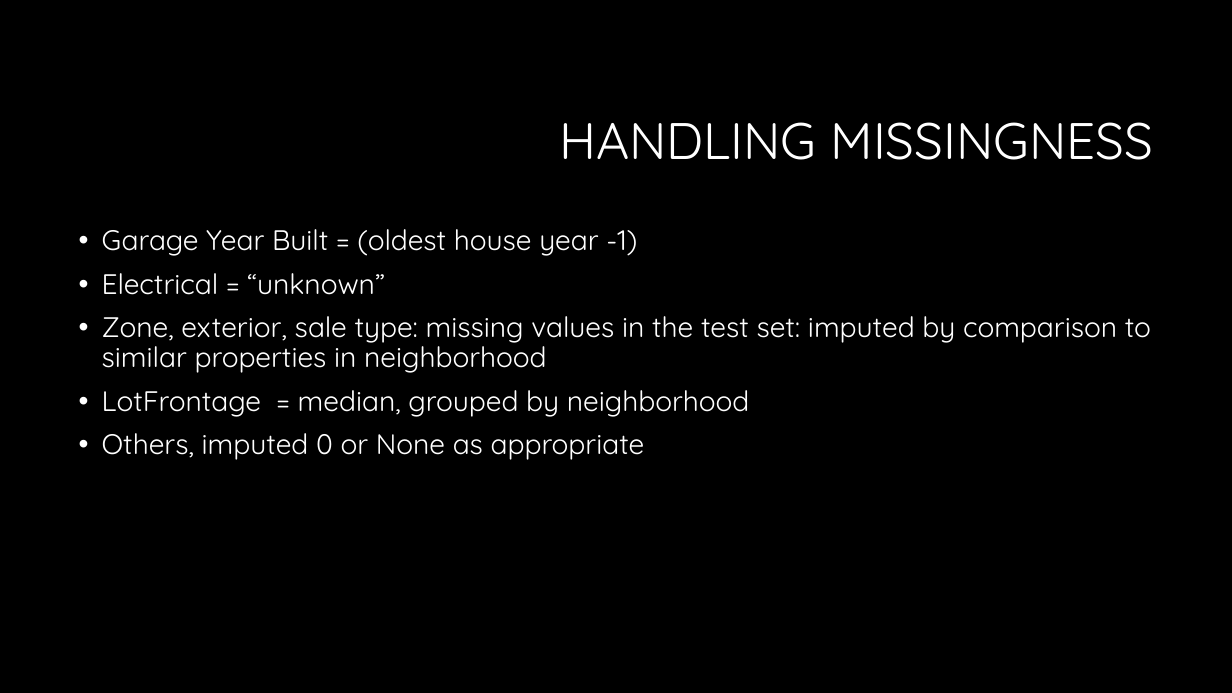
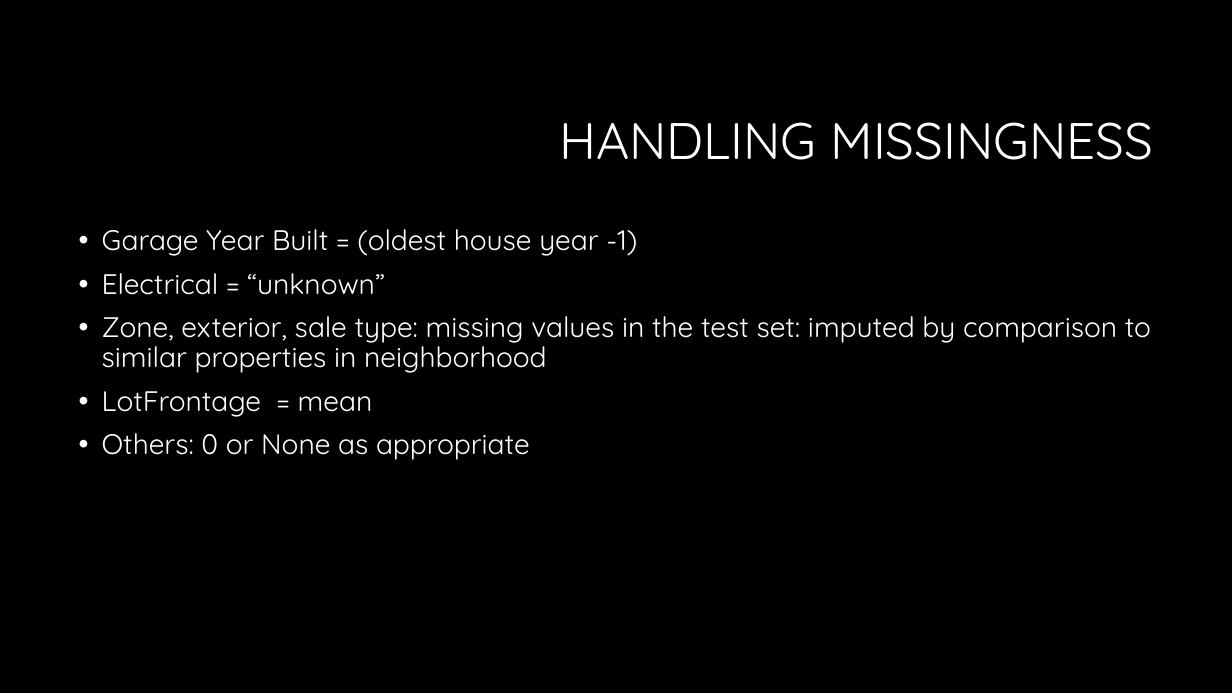
Before and after one commit to gregmb/FightingMongoosesML, a slide deck: slide 4 of MLPresentationFightingMongooses.pptx. Drawn at 1232x693 pixels with LibreOffice and Linux fonts; fonts in the diff are those of the drawing; background and template pictures are left out. Boxes give left, top, right and bottom in pixels: in the first picture for what was removed or moved away, otherwise in the second. Text is boxed around its words. In the diff, an @@ line names an element or a change of style, - is before the commit and + after.

```diff
--- a/MLPresentationFightingMongooses.pptx
+++ b/MLPresentationFightingMongooses.pptx
@@ text at [102, 391, 530, 460]: text changed @@
-• LotFrontage = median, grouped by neighborhood
-• Others, imputed 0 or None as appropriate
+• LotFrontage = mean
+• Others: 0 or None as appropriate
```
Also in this commit, not shown: 8 other slides changed, 2 slides added, 2 slides removed.
